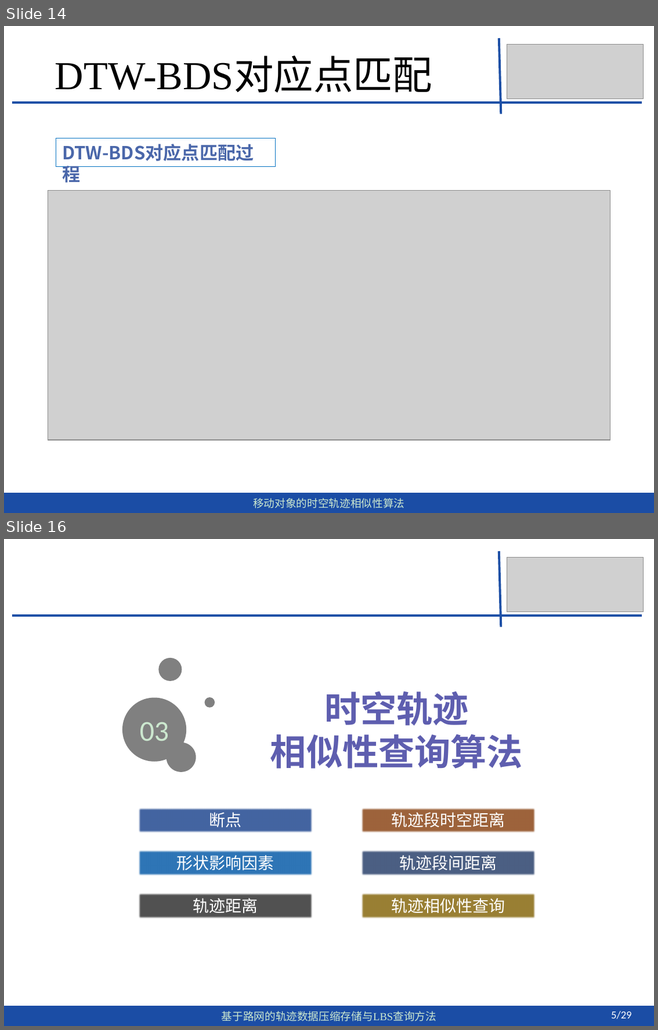
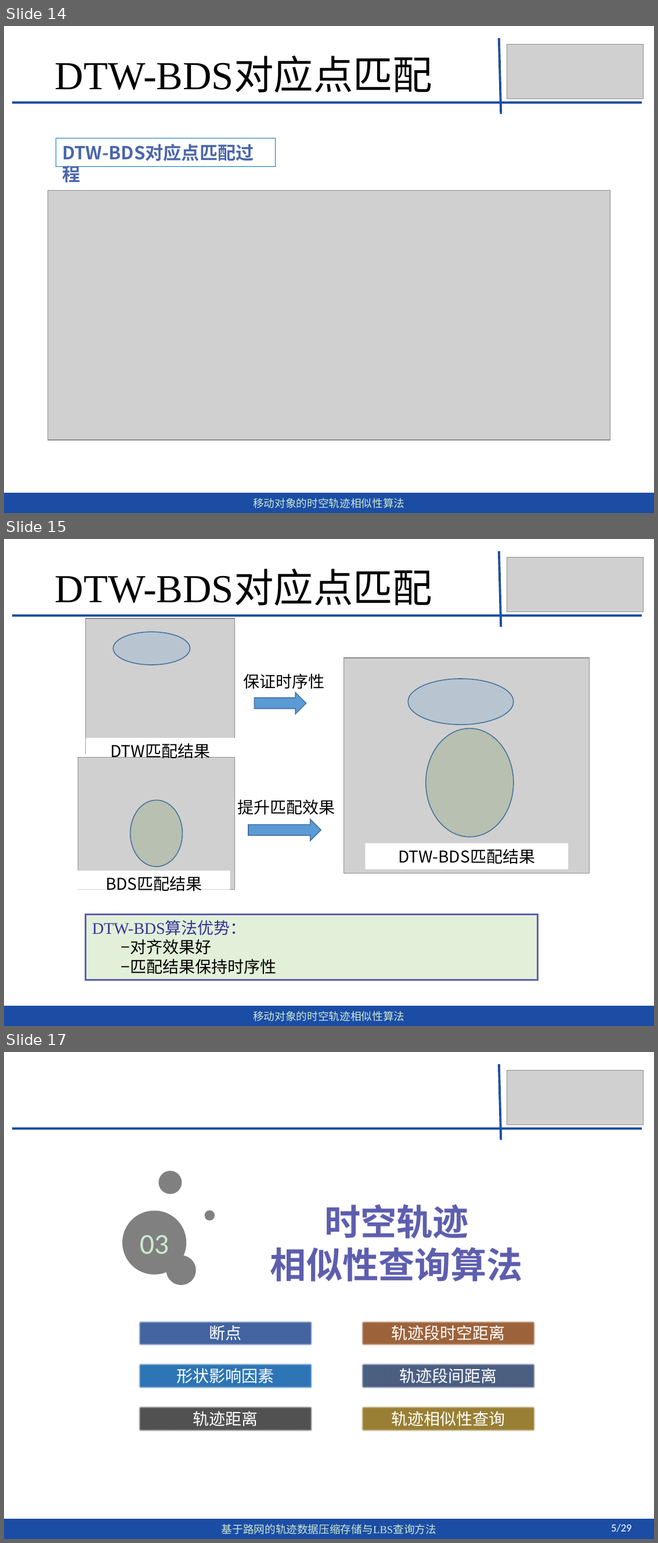
Before and after one commit to dingguangwei/biyelunwen, a slide deck: 移动对象的时空轨迹相似性查询算法-丁光伟-第2版.pptx. Shown one above the other, each under a label of ours: slides 14 and 16 before the commit, slides 14, 15 and 17 after it; the slides between them are not shown. The pictures are 658x1030 and 658x1543 pixels, drawn with LibreOffice and Linux fonts; fonts in the diff are those of the drawing; grey boxes stand for pictures. Boxes give left, top, right and bottom in pixels: in the first picture for what was removed or moved away, otherwise in the second. Text is boxed around its words. In the diff, an @@ line names an element or a change of style, - is before the commit and + after.

```diff
--- a/移动对象的时空轨迹相似性查询算法-丁光伟-第2版.pptx
+++ b/移动对象的时空轨迹相似性查询算法-丁光伟-第2版.pptx
@@ slide 15 added at (4,539,654,1026), background #CCE8CF @@
@@ line added from (498, 551) to (501, 627), #1E50A6 2.5 pt @@
@@ text added at (55,571,432,606), 44 pt, text #000000 @@
+DTW-BDS对应点匹配
@@ picture added at (507,558,643,613) @@
@@ line added from (12, 616) to (641, 616), #1E50A6 2.5 pt @@
@@ picture added at (86,618,235,754) @@
@@ ellipse added at (113,632,190,665), fill #5B9BD5 at 20% opacity, outline #43739E 1 pt @@
@@ text added at (243,674,324,692), 18 pt, text #000000 @@
+保证时序性
@@ right arrow added at (254,692,306,714), fill #5B9BD5, outline #43739E 1 pt @@
@@ group added at (344,658,589,874): 2 ellipses, 1 picture, 1 rectangle @@
+DTW-BDS匹配结果
@@ rectangle added at (86,738,235,756), fill #FFFFFF, 18 pt, text #000000 @@
+DTW匹配结果
@@ picture added at (78,757,235,890) @@
@@ text added at (238,799,335,815), 18 pt, text #000000 @@
+提升匹配效果
@@ ellipse added at (130,800,182,866), fill #548235 at 20% opacity, outline #43739E 1 pt @@
@@ right arrow added at (248,820,321,841), fill #5B9BD5, outline #43739E 1 pt @@
@@ rectangle added at (78,871,230,890), fill #FFFFFF, 18 pt, text #000000 @@
+BDS匹配结果
@@ rectangle added at (86,914,538,980), fill #E2F0D9, outline #5E5EAF 1.75 pt, 18 pt, text #000000 @@
+DTW-BDS算法优势：
+−对齐效果好
+−匹配结果保持时序性
@@ rectangle added at (4,1006,654,1026), fill #1B4DA5, 12 pt, text #CCE8CF @@
+移动对象的时空轨迹相似性算法
@@ what was slide 16 is now slide 17 @@
```
Also in this commit, not shown: 7 slides changed, 3 other files.
